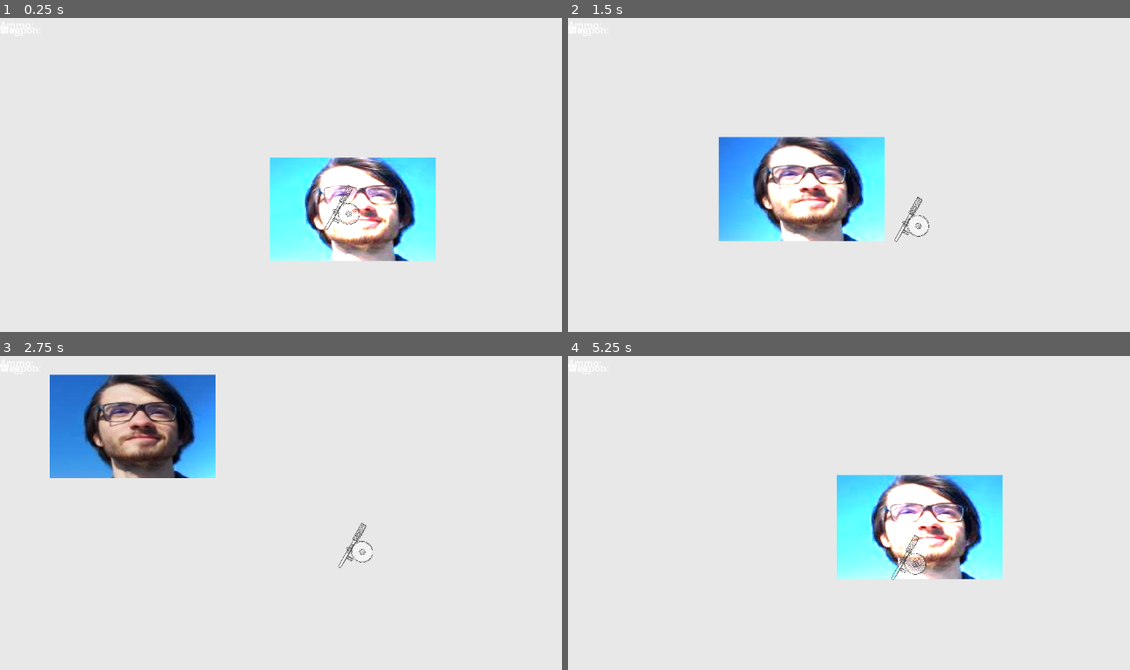
Above: before the commit, frames 1-4 (two rows, left to right).
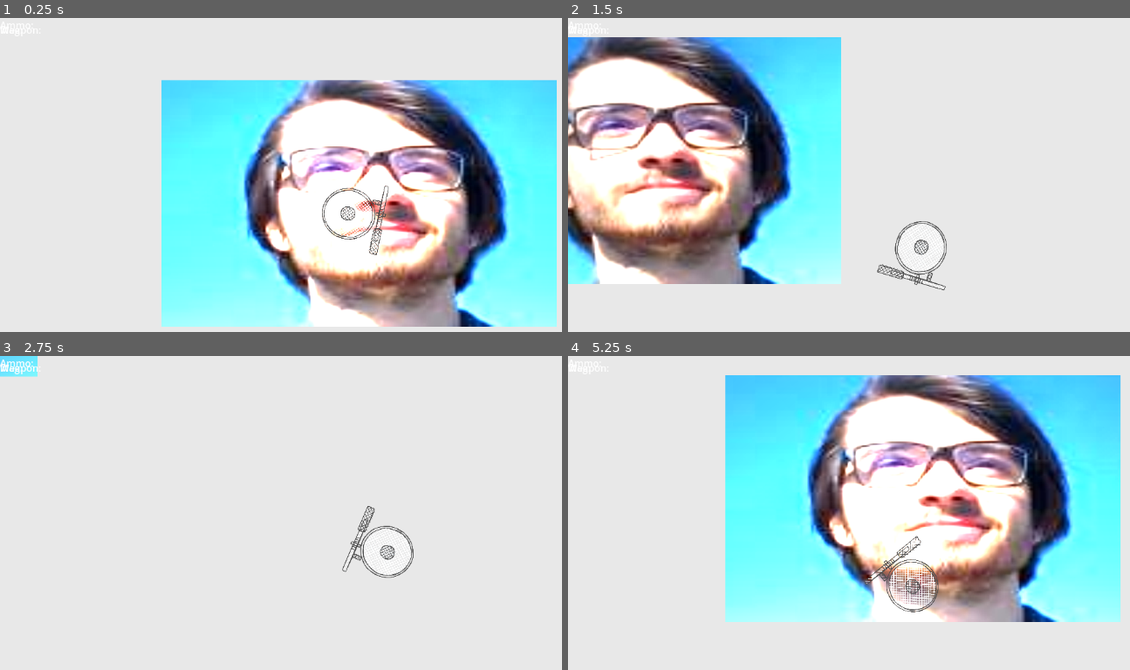
Above: after the commit, the same moments.

Repository: LanVukusic/GameX
Game: Godot game, scene res://TEST.tscn
The game is run twice, just before and just after one commit, with the same random seed, the same clock (stepped at 60 frames per second) and the same inputs. This scene is started directly instead of the project's main scene.
Inputs (mouse positions are in pixels of both pictures, inside the frame that each line leads up to):
- Up to frame 1 (0.25 s): no input
- Up to frame 2 (1.5 s): tap Enter at 0.5 s; move the mouse to (1068, 193) at 0.52 s; press the mouse at (1068, 193) at 0.53 s; hold Right (ui_right) 0.53-1.28 s; move the mouse to (775, 234) at 1.27 s; release the mouse at (775, 234) at 1.28 s; hold Down (ui_down) from 1.28 s (still down); click (775, 234) at 1.35 s
- Up to frame 3 (2.75 s): move the mouse to (415, 465) at 2.02 s; release Down (ui_down) at 2.03 s; press the mouse at (415, 465) at 2.03 s; hold Right (ui_right) from 2.03 s (still down)
- Up to frame 4 (5.25 s): move the mouse to (882, 629) at 2.77 s; release Right (ui_right) at 2.78 s; release the mouse at (882, 629) at 2.78 s; hold Up (ui_up) 2.78-3.53 s; click (882, 629) at 2.85 s; move the mouse to (1124, 610) at 3.52 s; press the mouse at (1124, 610) at 3.53 s; hold Left (ui_left) 3.53-5.03 s; move the mouse to (708, 494) at 4.27 s; release the mouse at (708, 494) at 4.28 s; click (708, 494) at 4.35 s; move the mouse to (950, 550) at 5.02 s; press the mouse at (950, 550) at 5.03 s; hold Down (ui_down) from 5.03 s (still down)

The runs differ from the first frame. In frame 1, 49% of the frame differs, in the area x 28-100%, y 19-99%; in frame 2, 33%; in frame 3, 11%; in frame 4, 49%.

Commit message:
player debug movement, shooting implemented

Diff:
--- a/Godot/Entities/Player/Player.gd
+++ b/Godot/Entities/Player/Player.gd
@@ -1,5 +1,8 @@
 class_name Player
 extends CharacterBody2D
+
+@export_category("DEBUG AND DEV")
+@export var localControll: bool = false
 
 @export_category("Movement config")
 @export var moveSpeed: float = 400
@@ -17,12 +20,15 @@
 signal connect(color: Color, name: String)
 
 var _input_direction = Vector2(0, 0)
+var lerpTween: Tween
 
 func set_input_direction(vec: Vector2):
 	_input_direction = vec
 
-func set_look_direction(vec: Vector2):
-	self.rotation = vec.angle() + PI / 2
+func set_look_direction(vec: Vector2, _delta: float):
+	var target = vec.angle() + PI / 2
+	var lookSpeed = min(10 * _delta, 1.0)
+	self.rotation = lerp_angle(self.rotation, target, lookSpeed)
 
 func get_input():
 	var input_dir = Input.get_vector("ui_left", "ui_right", "ui_up", "ui_down")
@@ -41,21 +47,19 @@
 	lookVec.connect(set_look_direction)
 	lamp.connect(toggle_lamp)
 	connect.connect(conn)
+	lerpTween = self.create_tween()
 
 # Called every frame. 'delta' is the elapsed time since the previous frame.
 func _physics_process(_delta: float) -> void:
-	get_input()
+	if (localControll):
+		set_look_direction(get_global_mouse_position() - global_position, _delta)
+		get_input()
 	self.velocity = _input_direction * moveSpeed
-	#self.position += velocity * _delta
 	move_and_slide()
 
 func new(id: int):
 	self.multiplayerId = id
 	return self
-
-# func _physics_process(delta):
-# 	get_input()
-# 	move_and_slide()
 
 func _on_hurt_box_area_entered(area: Area2D) -> void:
 	if area.owner.is_in_group("Enemy"):
@@ -64,7 +68,6 @@
 		curHealth -= areaDamage
 	pass # Replace with function body.
 
-
 # Debug for testing pathfinding, goes to player when 'x' is pressed
 func _input(event):
 	if event is InputEventKey and event.pressed and event.keycode == 88:
--- a/Godot/Entities/Player/Player.tscn
+++ b/Godot/Entities/Player/Player.tscn
@@ -22,12 +22,17 @@
 
 [node name="Player" type="CharacterBody2D" groups=["Player"]]
 z_index = 10
-disable_mode = 2
-collision_layer = 2
+up_direction = Vector2(1, 0)
 script = ExtResource("1_3c7vl")
+localControll = null
+moveSpeed = null
+multiplayerId = null
+color = null
+maxHealth = null
 
 [node name="Weapon" parent="." instance=ExtResource("2_t0cl3")]
-position = Vector2(-29.145, 0)
+position = Vector2(-30, 0)
+scale = Vector2(0.165, 0.165)
 
 [node name="CollisionShape2D" type="CollisionShape2D" parent="."]
 shape = SubResource("CircleShape2D_aj4h7")
--- a/Godot/TEST.tscn
+++ b/Godot/TEST.tscn
@@ -6,12 +6,14 @@
 
 [node name="Test" type="Node2D"]
 
-[node name="Player" parent="." instance=ExtResource("1_imvub")]
-rotation = 0.523599
-
-[node name="MainCamera" parent="." instance=ExtResource("2_oifng")]
-
 [node name="{768b6756-a940-4e02-b0d2-963d91a6511a}" type="Sprite2D" parent="."]
 position = Vector2(11, -11)
 scale = Vector2(2.77703, 2.14167)
 texture = ExtResource("3_i0f0g")
+
+[node name="MainCamera" parent="." instance=ExtResource("2_oifng")]
+player_padding = 200
+min_zoom = 0.63
+
+[node name="Player" parent="." instance=ExtResource("1_imvub")]
+localControll = true
--- a/Godot/Weapon/Weapon.tscn
+++ b/Godot/Weapon/Weapon.tscn
@@ -12,10 +12,9 @@
 bullet_transform = NodePath("BulletTransform")
 
 [node name="Sprite2D" type="Sprite2D" parent="."]
-position = Vector2(5, 0)
-scale = Vector2(0.280702, 0.280702)
 texture = ExtResource("4_8i2ln")
 
 [node name="BulletTransform" type="RayCast2D" parent="."]
-position = Vector2(0, -60)
-target_position = Vector2(0, -50)
+position = Vector2(-20, -219)
+target_position = Vector2(0, -100)
+collide_with_bodies = false
--- a/Godot/Weapon/ranged_weapons/Projectile.tscn
+++ b/Godot/Weapon/ranged_weapons/Projectile.tscn
@@ -1,6 +1,9 @@
-[gd_scene load_steps=5 format=3 uid="uid://brfnadljnnin1"]
+[gd_scene load_steps=6 format=3 uid="uid://brfnadljnnin1"]
 
 [ext_resource type="Script" path="res://Weapon/ranged_weapons/projectile.gd" id="1_gwyq8"]
+
+[sub_resource type="PhysicsMaterial" id="PhysicsMaterial_7dgaa"]
+friction = 0.5
 
 [sub_resource type="CircleShape2D" id="CircleShape2D_2q5dv"]
 radius = 3.16228
@@ -10,9 +13,14 @@
 
 [sub_resource type="GradientTexture2D" id="GradientTexture2D_w66ve"]
 gradient = SubResource("Gradient_t4buc")
+fill = 1
+fill_from = Vector2(1, 0.50641)
+fill_to = Vector2(0.487179, 0.534188)
 
 [node name="Projectile" type="RigidBody2D"]
 collision_layer = 2
+mass = 0.005
+physics_material_override = SubResource("PhysicsMaterial_7dgaa")
 script = ExtResource("1_gwyq8")
 lifetime = 2.0
 
--- a/Godot/Weapon/ranged_weapons/projectile.gd
+++ b/Godot/Weapon/ranged_weapons/projectile.gd
@@ -1,21 +1,17 @@
 extends RigidBody2D
 class_name Projectile
 # Called when the node enters the scene tree for the first time.
-@export var speed = 40
+@export var speed = 300
 @export var lifetime: float
 
 func _ready() -> void:
-	print(self.rotation)
+	self.apply_central_impulse(Vector2.from_angle(self.rotation) * speed)
 
-	self.add_constant_central_force(Vector2.from_angle(self.global_rotation)  *  speed)
+
+	# self.add_constant_central_force(Vector2.from_angle(self.global_rotation) * speed)
 	var life_timer = Timer.new()
 	add_child(life_timer)
 	life_timer.one_shot = true
 	life_timer.wait_time = lifetime
 	life_timer.timeout.connect(queue_free)
 	pass # Replace with function body.
-
-
-# Called every frame. 'delta' is the elapsed time since the previous frame.
-func _process(delta: float) -> void:
-	pass
--- a/Godot/Weapon/ranged_weapons/resources/gun_placeholder.tres
+++ b/Godot/Weapon/ranged_weapons/resources/gun_placeholder.tres
@@ -5,11 +5,11 @@
 
 [resource]
 script = ExtResource("1_m536s")
-total_ammo_capacity = 10
+total_ammo_capacity = 100
 current_reserve_ammo = 0
 magazine_capacity = 0
 texture = ExtResource("2_ta037")
-reload_time = 1.235
+reload_time = 0.1
 fire_rate = 800.0
 is_automatic = true
 damage_per_shot = 0.0
--- a/Godot/Weapon/weapon_manager.gd
+++ b/Godot/Weapon/weapon_manager.gd
@@ -1,3 +1,4 @@
+@tool
 extends Node2D
 
 #signal Weapon_Changed
@@ -11,7 +12,7 @@
 #var weapon_stack = []
 #var weapon_indicator = 0
 var ammo: int
-enum weapon_state{READY, RELOADING}
+enum weapon_state {READY, RELOADING}
 var current_weapon_state: weapon_state = weapon_state.READY
 var reload_timer: Timer
 
@@ -19,10 +20,6 @@
 func _ready() -> void:
 	pass # Replace with function body.
 
-
-# Called every frame. 'delta' is the elapsed time since the previous frame.
-func _process(delta: float) -> void:
-	pass
 
 func _input(event: InputEvent) -> void:
 	if event.is_action_pressed("Shoot"):
@@ -41,10 +38,10 @@
 		return
 
 	ammo -= 1
-	var b = current_bullet.instantiate()
+	var b = current_bullet.instantiate() as Projectile
 	b.global_position = bullet_transform.global_position
-	owner.add_child(b)
-	print("fire, ",ammo )
+	b.rotation = global_rotation + bullet_transform.target_position.angle()
+	get_tree().get_root().add_child(b)
 
 func reload():
 	current_weapon_state = weapon_state.RELOADING
--- a/Godot/project.godot
+++ b/Godot/project.godot
@@ -22,6 +22,38 @@
 
 [input]
 
+ui_left={
+"deadzone": 0.5,
+"events": [Object(InputEventKey,"resource_local_to_scene":false,"resource_name":"","device":0,"window_id":0,"alt_pressed":false,"shift_pressed":false,"ctrl_pressed":false,"meta_pressed":false,"pressed":false,"keycode":4194319,"physical_keycode":0,"key_label":0,"unicode":0,"location":0,"echo":false,"script":null)
+, Object(InputEventJoypadButton,"resource_local_to_scene":false,"resource_name":"","device":0,"button_index":13,"pressure":0.0,"pressed":false,"script":null)
+, Object(InputEventJoypadMotion,"resource_local_to_scene":false,"resource_name":"","device":0,"axis":0,"axis_value":-1.0,"script":null)
+, Object(InputEventKey,"resource_local_to_scene":false,"resource_name":"","device":-1,"window_id":0,"alt_pressed":false,"shift_pressed":false,"ctrl_pressed":false,"meta_pressed":false,"pressed":false,"keycode":0,"physical_keycode":65,"key_label":0,"unicode":97,"location":0,"echo":false,"script":null)
+]
+}
+ui_right={
+"deadzone": 0.5,
+"events": [Object(InputEventKey,"resource_local_to_scene":false,"resource_name":"","device":0,"window_id":0,"alt_pressed":false,"shift_pressed":false,"ctrl_pressed":false,"meta_pressed":false,"pressed":false,"keycode":4194321,"physical_keycode":0,"key_label":0,"unicode":0,"location":0,"echo":false,"script":null)
+, Object(InputEventJoypadButton,"resource_local_to_scene":false,"resource_name":"","device":0,"button_index":14,"pressure":0.0,"pressed":false,"script":null)
+, Object(InputEventJoypadMotion,"resource_local_to_scene":false,"resource_name":"","device":0,"axis":0,"axis_value":1.0,"script":null)
+, Object(InputEventKey,"resource_local_to_scene":false,"resource_name":"","device":-1,"window_id":0,"alt_pressed":false,"shift_pressed":false,"ctrl_pressed":false,"meta_pressed":false,"pressed":false,"keycode":0,"physical_keycode":68,"key_label":0,"unicode":100,"location":0,"echo":false,"script":null)
+]
+}
+ui_up={
+"deadzone": 0.5,
+"events": [Object(InputEventKey,"resource_local_to_scene":false,"resource_name":"","device":0,"window_id":0,"alt_pressed":false,"shift_pressed":false,"ctrl_pressed":false,"meta_pressed":false,"pressed":false,"keycode":4194320,"physical_keycode":0,"key_label":0,"unicode":0,"location":0,"echo":false,"script":null)
+, Object(InputEventJoypadButton,"resource_local_to_scene":false,"resource_name":"","device":0,"button_index":11,"pressure":0.0,"pressed":false,"script":null)
+, Object(InputEventJoypadMotion,"resource_local_to_scene":false,"resource_name":"","device":0,"axis":1,"axis_value":-1.0,"script":null)
+, Object(InputEventKey,"resource_local_to_scene":false,"resource_name":"","device":-1,"window_id":0,"alt_pressed":false,"shift_pressed":false,"ctrl_pressed":false,"meta_pressed":false,"pressed":false,"keycode":0,"physical_keycode":87,"key_label":0,"unicode":119,"location":0,"echo":false,"script":null)
+]
+}
+ui_down={
+"deadzone": 0.5,
+"events": [Object(InputEventKey,"resource_local_to_scene":false,"resource_name":"","device":0,"window_id":0,"alt_pressed":false,"shift_pressed":false,"ctrl_pressed":false,"meta_pressed":false,"pressed":false,"keycode":4194322,"physical_keycode":0,"key_label":0,"unicode":0,"location":0,"echo":false,"script":null)
+, Object(InputEventJoypadButton,"resource_local_to_scene":false,"resource_name":"","device":0,"button_index":12,"pressure":0.0,"pressed":false,"script":null)
+, Object(InputEventJoypadMotion,"resource_local_to_scene":false,"resource_name":"","device":0,"axis":1,"axis_value":1.0,"script":null)
+, Object(InputEventKey,"resource_local_to_scene":false,"resource_name":"","device":-1,"window_id":0,"alt_pressed":false,"shift_pressed":false,"ctrl_pressed":false,"meta_pressed":false,"pressed":false,"keycode":0,"physical_keycode":83,"key_label":0,"unicode":115,"location":0,"echo":false,"script":null)
+]
+}
 Shoot={
 "deadzone": 0.5,
 "events": [Object(InputEventMouseButton,"resource_local_to_scene":false,"resource_name":"","device":-1,"window_id":0,"a …(253 unchanged characters)…
